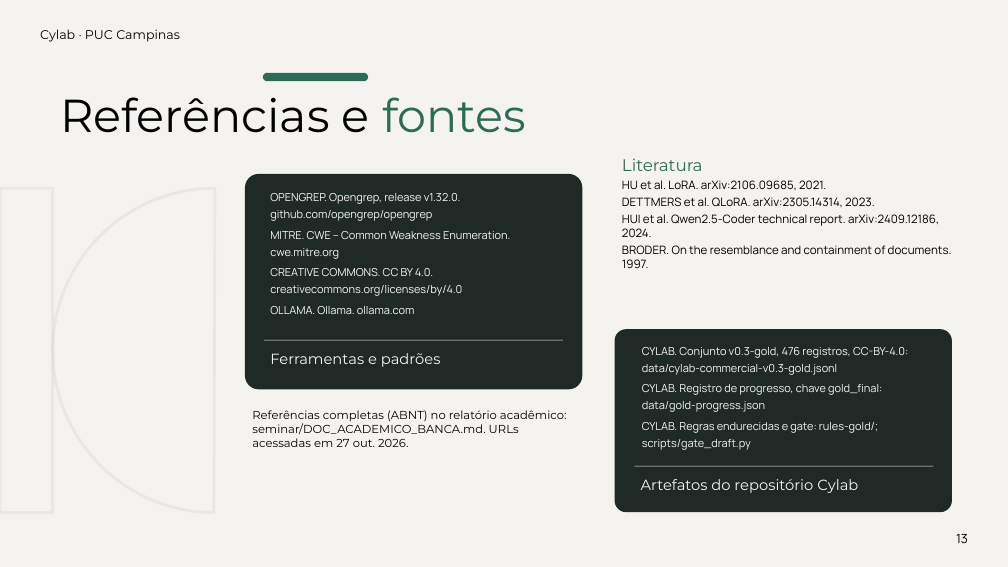
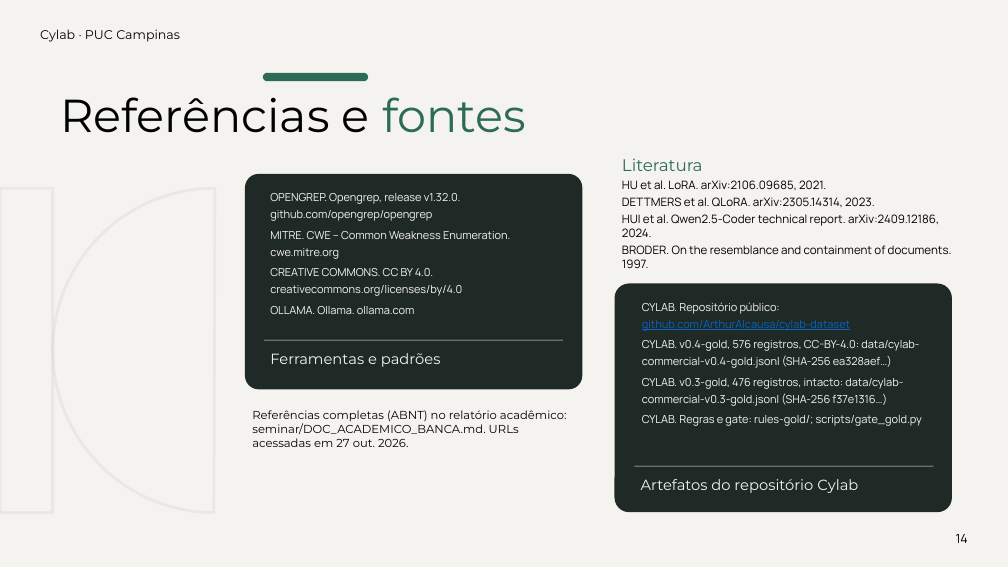
Before and after one commit to ArthurAlcausa/cylab-dataset, a slide deck: slide 14 of seminar/CYLAB_SEMINARIO_PUC.pptx (slide 13 before the commit). Drawn at 1008x567 pixels with LibreOffice and Linux fonts; fonts in the diff are those of the drawing. Boxes give left, top, right and bottom in pixels: in the first picture for what was removed or moved away, otherwise in the second. Text is boxed around its words. In the diff, an @@ line names an element or a change of style, - is before the commit and + after.

Commit message:
seminar: slides PUC v0.4-gold (576 pares, metodologia, diagrama)
Atualiza PPTX+PDF do seminário: v0.4-gold, slide de metodologia,
funil +100 realismo, arquitetura com logos sem banner FINAL.

```diff
--- a/seminar/CYLAB_SEMINARIO_PUC.pptx
+++ b/seminar/CYLAB_SEMINARIO_PUC.pptx
@@ rounded rectangle: place and size @@
-rounded rectangle at bbox=[615, 329, 952, 512]
+rounded rectangle at bbox=[615, 284, 952, 512]
@@ text at bbox=[642, 302, 922, 426]: text changed @@
-CYLAB. Conjunto v0.3-gold, 476 registros, CC-BY-4.0: data/cylab-commercial-v0.3-gold.jsonl
-CYLAB. Registro de progresso, chave gold_final: data/gold-progress.json
-CYLAB. Regras endurecidas e gate: rules-gold/; scripts/gate_draft.py
+CYLAB. Repositório público:
+github.com/ArthurAlcausa/cylab-dataset
+CYLAB. v0.4-gold, 576 registros, CC-BY-4.0: data/cylab-commercial-v0.4-gold.jsonl (SHA-256 ea328aef…)
+CYLAB. v0.3-gold, 476 registros, intacto: data/cylab-commercial-v0.3-gold.jsonl (SHA-256 f37e1316…)
+CYLAB. Regras e gate: rules-gold/; scripts/gate_gold.py
@@ text at bbox=[956, 534, 968, 543]: text changed @@
-13
+14
```
Also in this commit, not shown: 10 other slides changed, 1 slide added, 1 other file.
